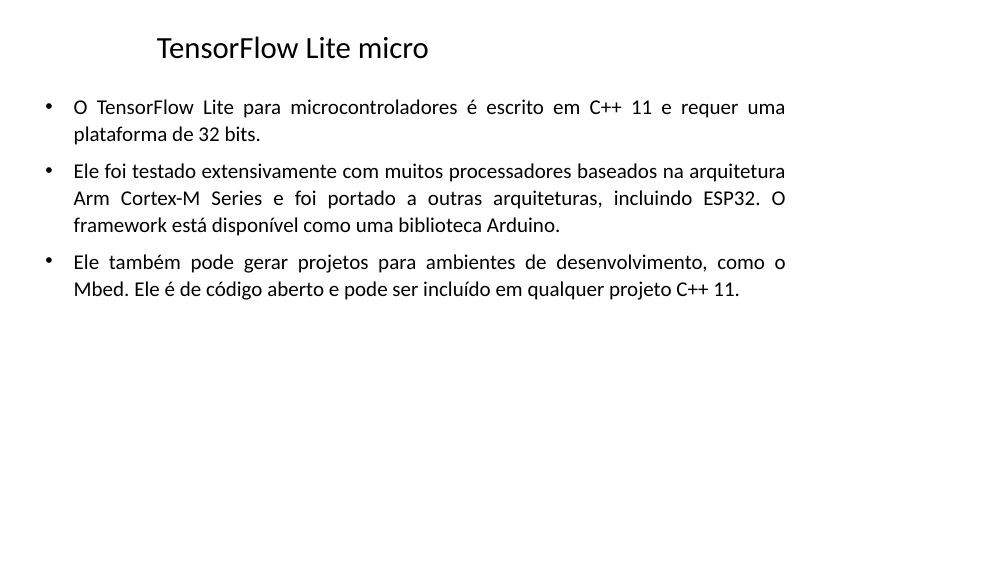
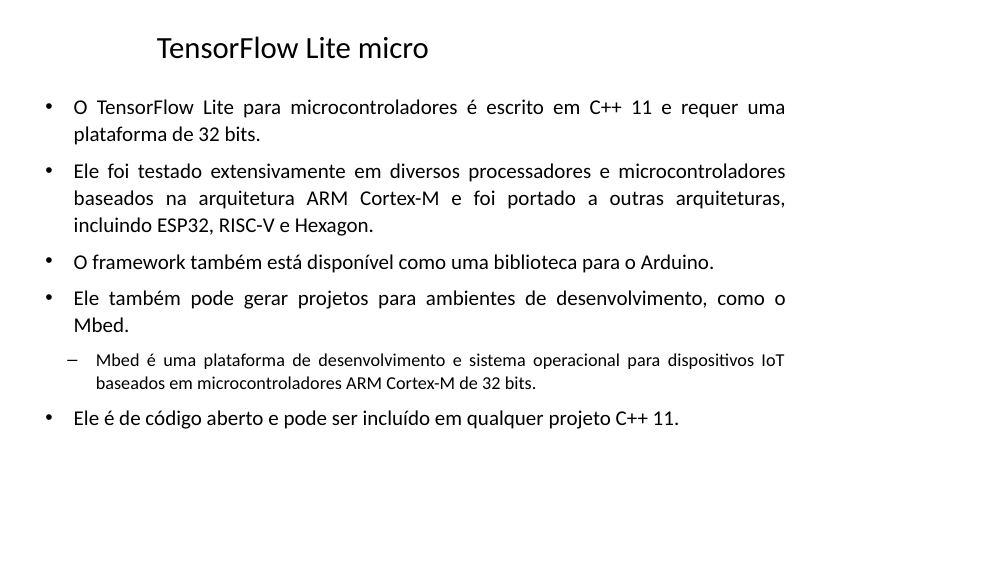
Before and after one commit to zz4fap/tp557-iot-ml, a slide deck: slide 40 of slides/TP557_14_introducao_tensorflowlite.pptx. Drawn at 1008x567 pixels with LibreOffice and Linux fonts; fonts in the diff are those of the drawing; background and template pictures are left out. Boxes give left, top, right and bottom in pixels: in the first picture for what was removed or moved away, otherwise in the second. Text is boxed around its words. In the diff, an @@ line names an element or a change of style, - is before the commit and + after.

Commit message:
update of slides

```diff
--- a/slides/TP557_14_introducao_tensorflowlite.pptx
+++ b/slides/TP557_14_introducao_tensorflowlite.pptx
@@ text at [74, 163, 786, 429]: text changed @@
-• Ele foi testado extensivamente com muitos processadores baseados na arquitetura Arm Cortex-M Series e foi portado a outras arquiteturas, incluindo ESP32. O framework está disponível como uma biblioteca Arduino.
-• Ele também pode gerar projetos para ambientes de desenvolvimento, como o Mbed. Ele é de código aberto e pode ser incluído em qualquer projeto C++ 11.
+• Ele foi testado extensivamente em diversos processadores e microcontroladores baseados na arquitetura ARM Cortex-M e foi portado a outras arquiteturas, incluindo ESP32, RISC-V e Hexagon.
+• O framework também está disponível como uma biblioteca para o Arduino.
+• Ele também pode gerar projetos para ambientes de desenvolvimento, como o Mbed.
+  – Mbed é uma plataforma de desenvolvimento e sistema operacional para dispositivos IoT baseados em microcontroladores ARM Cortex-M de 32 bits.
+• Ele é de código aberto e pode ser incluído em qualquer projeto C++ 11.
```
Also in this commit, not shown: 1 other slide changed.
